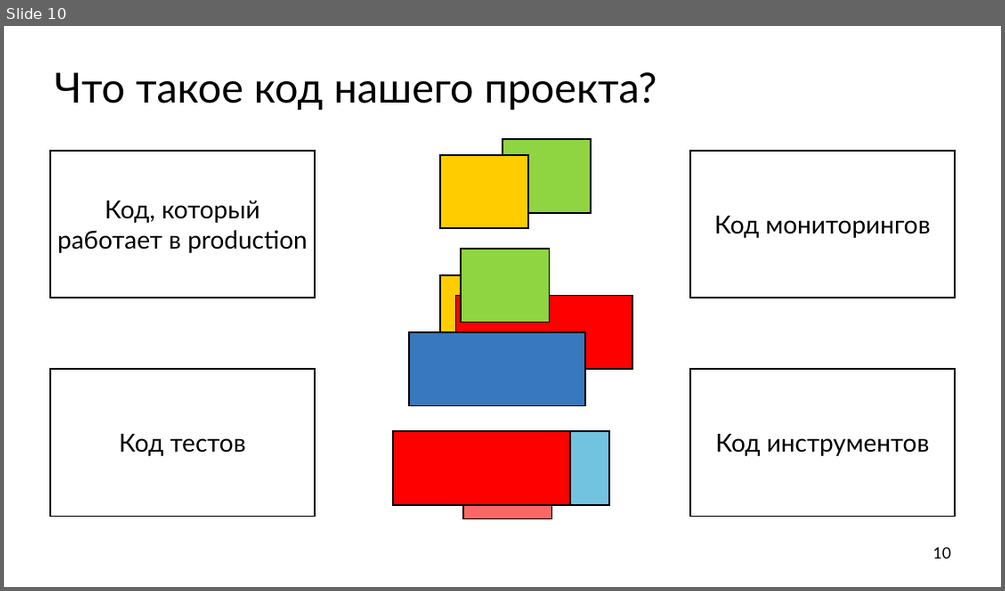
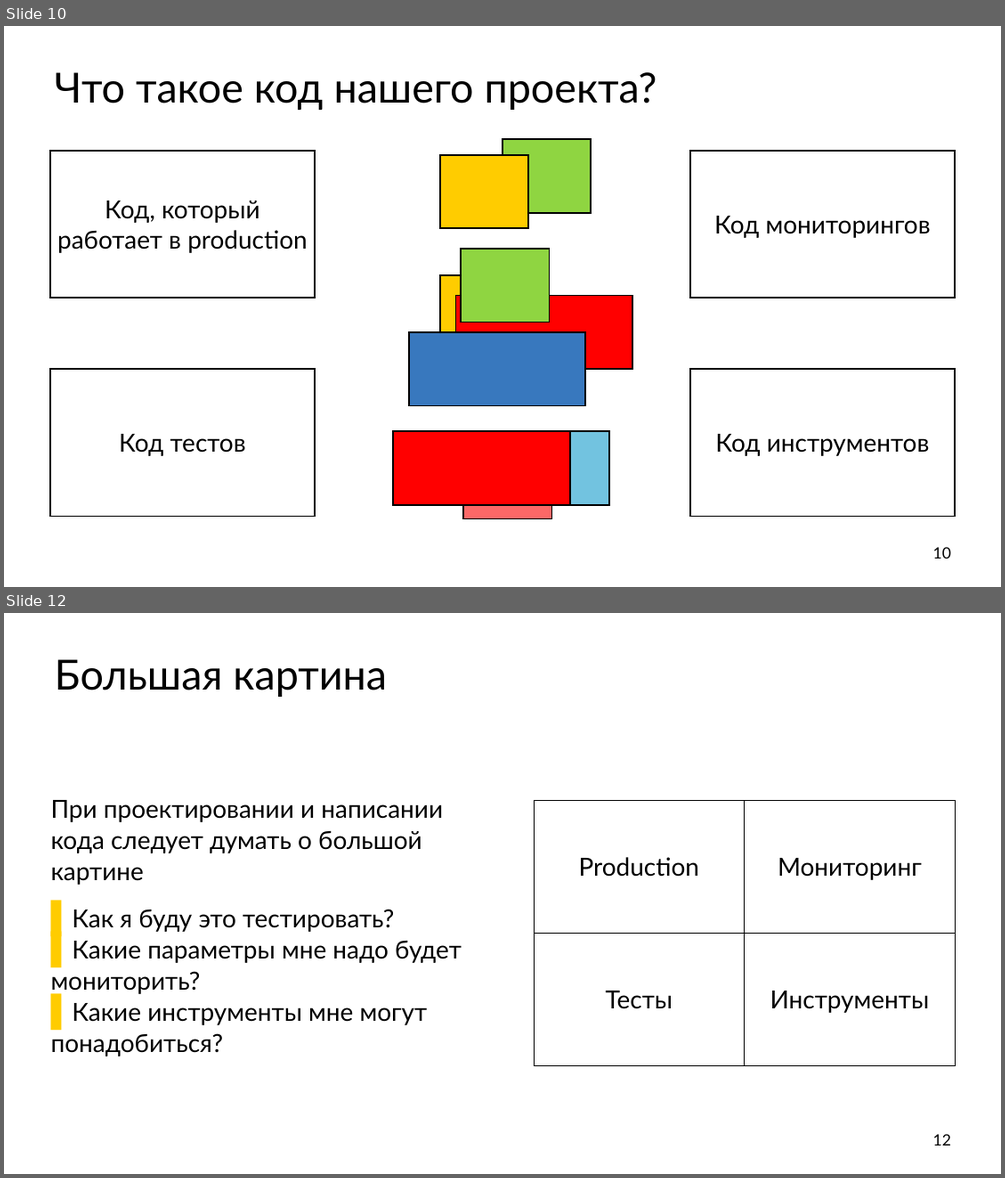
Before and after one commit to ishfb/cpprus17, a slide deck: slides.pptx. Shown one above the other, each under a label of ours: slide 10 before the commit, slides 10 and 12 after it; the slides between them are not shown. The pictures are 1005x591 and 1005x1178 pixels, drawn with LibreOffice and Linux fonts; fonts in the diff are those of the drawing. Boxes give left, top, right and bottom in pixels: in the first picture for what was removed or moved away, otherwise in the second. Text is boxed around its words. In the diff, an @@ line names an element or a change of style, - is before the commit and + after.

```diff
--- a/slides.pptx
+++ b/slides.pptx
@@ slide 12 added at [4,613,1001,1174], background #FFFFFF @@
@@ title added at [55,659,387,697], 80 pt, text #000000 @@
+Большая картина
@@ text added at [51,800,461,1056], 48 pt, text #000000 @@
+При проектировании и написании кода следует думать о большой картине
+  ▌ Как я буду это тестировать?
+  ▌ Какие параметры мне надо будет мониторить?
+  ▌ Какие инструменты мне могут понадобиться?
@@ table added at [534,800,955,1065], 2 rows, 2 columns @@
+Production | Мониторинг
+Тесты | Инструменты
@@ page number added at [933,1134,951,1145], 30 pt, text #000000 @@
+12
```
Also in this commit, not shown: 8 other slides added.
